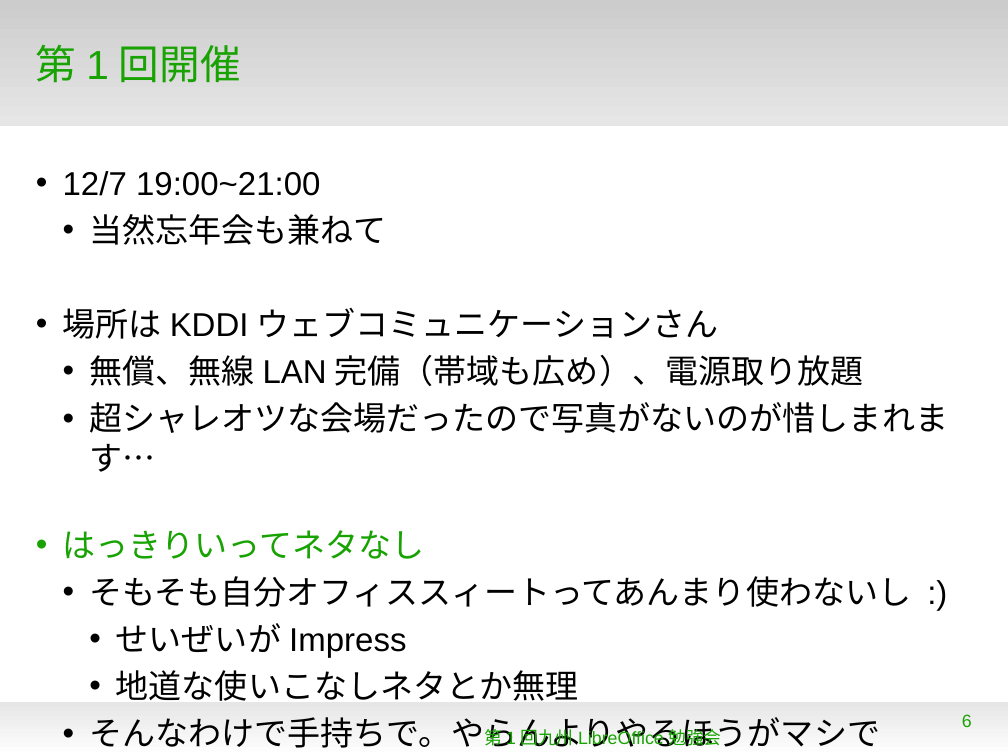
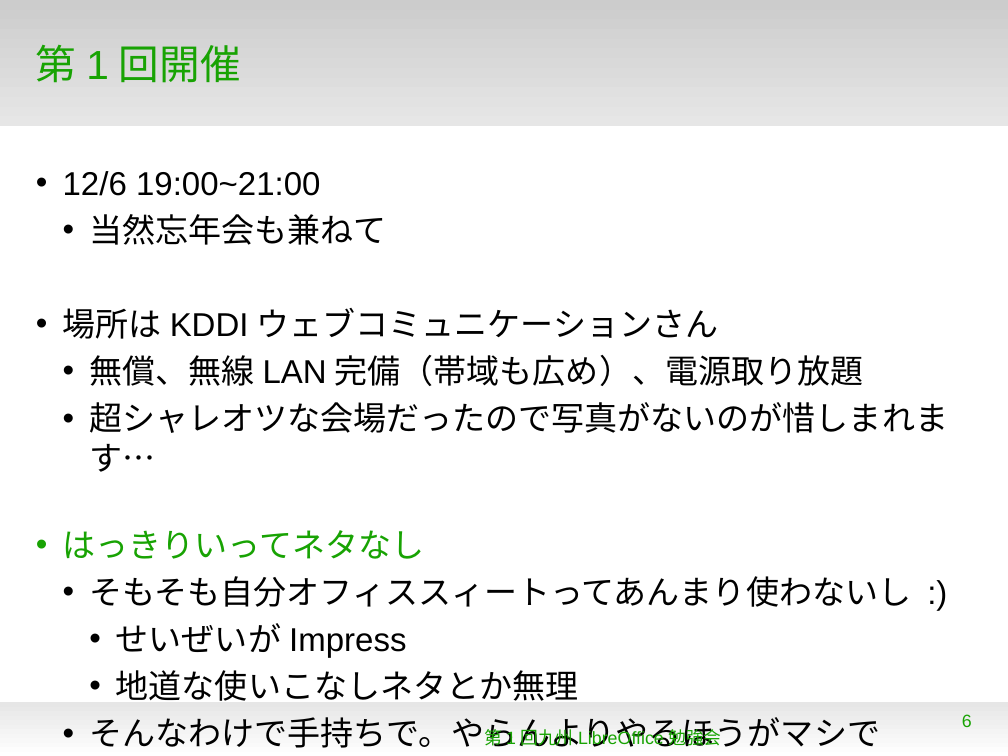
Before and after one commit to naruoga/KantoLibreOffice, a slide deck: slide 6 of Dec2012-Kyushu/KantoLibreOffice-introduce.odp. Drawn at 1008x756 pixels with LibreOffice and Linux fonts; fonts in the diff are those of the drawing; background and template pictures are left out. Boxes give left, top, right and bottom in pixels: in the first picture for what was removed or moved away, otherwise in the second. Text is boxed around its words. In the diff, an @@ line names an element or a change of style, - is before the commit and + after.

Commit message:
Kyushu LibreOffice Study Party #1 - fix wrong date of Kanto benkyokai #1

```diff
--- a/Dec2012-Kyushu/KantoLibreOffice-introduce.odp
+++ b/Dec2012-Kyushu/KantoLibreOffice-introduce.odp
@@ text at <box>63,171,320,196</box>: text changed @@
-• 12/7 19:00~21:00
+• 12/6 19:00~21:00
```
